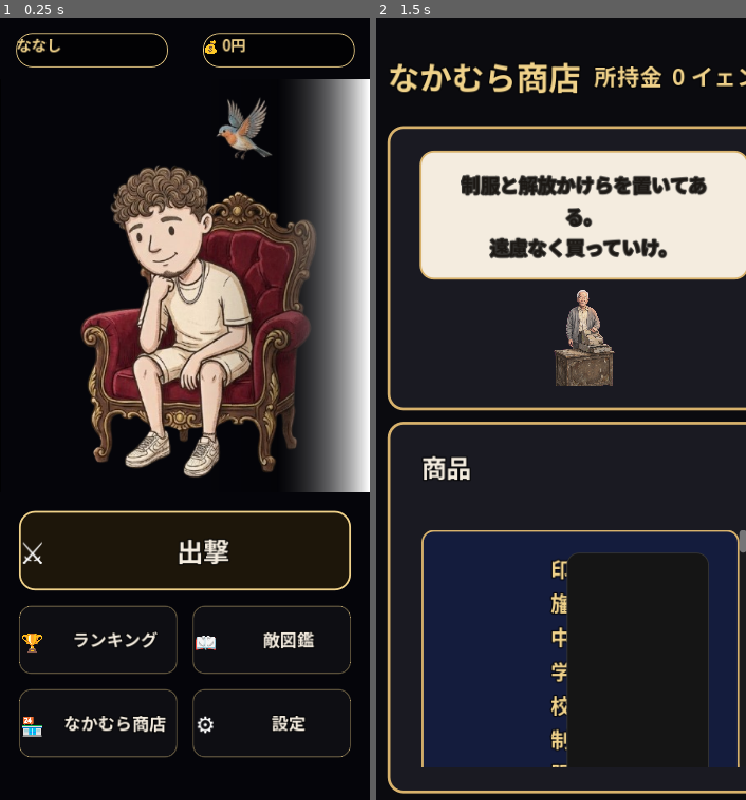
Above: before the commit, frames 1-2 (left to right).
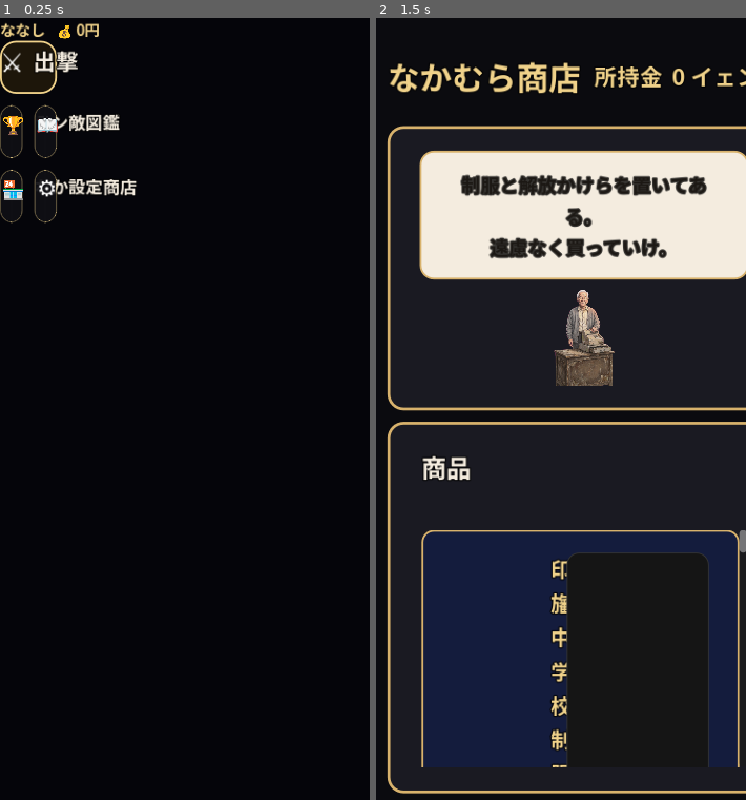
Above: after the commit, the same moments.

Repository: sudotti/inba-war
Game: Godot game, scene res://scenes/title.tscn
Two runs of this game, one before a commit and one after it. Both use one fixed random seed, a clock stepped at 60 frames per second and the inputs below.
Inputs (mouse positions are in pixels of both pictures, inside the frame that each line leads up to; where the layout moved, square brackets give the same spot in the first picture):
- Up to frame 1 (0.25 s): no input
- Up to frame 2 (1.5 s): click (387, 197) [475, 721] at 0.5 s; tap Enter at 1.25 s; move the mouse to (642, 377) at 1.27 s; hold D from 1.28 s (still down); tap 1 at 1.35 s; click (642, 377) at 1.42 s

The runs differ from the first frame. In frame 1, 33% of the frame differs, in the area x 0-100%, y 0-95%; in frame 2, 1.3%.

Commit message:
Responsive: title_screen with container layout, safe area utility

Diff:
--- a/project.godot
+++ b/project.godot
@@ -22,7 +22,7 @@
 window/size/window_width_override=1280
 window/size/window_height_override=720
 window/stretch/mode="canvas_items"
-window/stretch/aspect="keep"
+window/stretch/aspect="expand"
 window/handheld/orientation=6
 
 [rendering]
--- /dev/null
+++ b/scripts/safe_area.gd
@@ -0,0 +1,20 @@
+extends RefCounted
+class_name SafeArea
+
+static func get_safe_margins(viewport: Viewport) -> Rect2:
+	var safe_area := DisplayServer.get_display_safe_area()
+	if safe_area == Rect2i(0, 0, 0, 0):
+		return Rect2(0, 0, 0, 0)
+	var view_rect := viewport.get_visible_rect()
+	var left := maxi(0, safe_area.position.x - view_rect.position.x)
+	var top := maxi(0, safe_area.position.y - view_rect.position.y)
+	var right := maxi(0, view_rect.position.x + view_rect.size.x - (safe_area.position.x + safe_area.size.x))
+	var bottom := maxi(0, view_rect.position.y + view_rect.size.y - (safe_area.position.y + safe_area.size.y))
+	return Rect2(left, top, right, bottom)
+
+static func apply_safe_padding(node: MarginContainer, viewport: Viewport) -> void:
+	var margins := get_safe_margins(viewport)
+	node.add_theme_constant_override("margin_left", margins.position.x)
+	node.add_theme_constant_override("margin_top", margins.position.y)
+	node.add_theme_constant_override("margin_right", margins.size.x)
+	node.add_theme_constant_override("margin_bottom", margins.size.y)
--- a/scripts/title_screen.gd
+++ b/scripts/title_screen.gd
@@ -2,14 +2,14 @@
 
 const Balance = preload("res://scripts/balance.gd")
 const UiFont = preload("res://scripts/ui_font.gd")
+const SafeArea = preload("res://scripts/safe_area.gd")
 
 const HERO := "res://assets/portraits/masaki.png"
-const W := 390
-const H := 844
 
 var _name_panel: Control
 var _name_edit: LineEdit
 var _name_hint: Label
+var _main_margin: MarginContainer
 
 
 func _ready() -> void:
@@ -29,113 +29,58 @@
 	_name_panel = null
 	_name_edit = null
 	_name_hint = null
+	_main_margin = null
 
 	_build_background()
-	_build_top_bar()
-	_build_hero()
-	_build_main_button()
-	_build_sub_menu()
-	_build_version()
+	_build_content()
 
 
 func _build_background() -> void:
 	var bg := ColorRect.new()
 	bg.color = Color(0.02, 0.02, 0.04, 1.0)
-	_set_full_rect(bg)
+	bg.anchors_preset = Control.PRESET_FULL_RECT
 	add_child(bg)
 
 
-func _build_top_bar() -> void:
-	var bar := HBoxContainer.new()
-	bar.mouse_filter = Control.MOUSE_FILTER_IGNORE
-	_set_anchors(bar, 0, 16, W, 52)
-	add_child(bar)
-
-	var left := Control.new()
-	left.mouse_filter = Control.MOUSE_FILTER_IGNORE
-	left.size_flags_horizontal = Control.SIZE_EXPAND_FILL
-	bar.add_child(left)
-
-	var name_pill := _make_pill(SaveStore.shown_name(), 160)
-	name_pill.anchor_left = 0.5
-	name_pill.anchor_top = 0.5
-	name_pill.anchor_right = 0.5
-	name_pill.anchor_bottom = 0.5
-	name_pill.offset_left = -80
-	name_pill.offset_top = -18
-	name_pill.offset_right = 80
-	name_pill.offset_bottom = 18
-	left.add_child(name_pill)
-
-	var right := Control.new()
-	right.mouse_filter = Control.MOUSE_FILTER_IGNORE
-	right.size_flags_horizontal = Control.SIZE_EXPAND_FILL
-	bar.add_child(right)
-
-	var yen_pill := _make_pill("💰 " + str(int(SaveStore.data.get("yen", 0))) + "円", 160)
-	yen_pill.anchor_left = 0.5
-	yen_pill.anchor_top = 0.5
-	yen_pill.anchor_right = 0.5
-	yen_pill.anchor_bottom = 0.5
-	yen_pill.offset_left = -80
-	yen_pill.offset_top = -18
-	yen_pill.offset_right = 80
-	yen_pill.offset_bottom = 18
-	right.add_child(yen_pill)
-
-
-func _make_pill(text: String, width: float) -> Panel:
-	var panel := Panel.new()
-	var style := StyleBoxFlat.new()
-	style.bg_color = Color(0, 0, 0, 0.55)
-	style.border_color = UiFont.GOLD
-	style.set_border_width_all(1.5)
-	style.set_corner_radius_all(16)
-	style.content_margin_left = 12
-	style.content_margin_right = 12
-	style.content_margin_top = 6
-	style.content_margin_bottom = 6
-	panel.add_theme_stylebox_override("panel", style)
-	panel.mouse_filter = Control.MOUSE_FILTER_IGNORE
-
-	var label := UiFont.label(text, 16, UiFont.GOLD)
-	label.horizontal_alignment = HORIZONTAL_ALIGNMENT_CENTER
-	label.vertical_alignment = VERTICAL_ALIGNMENT_CENTER
-	label.mouse_filter = Control.MOUSE_FILTER_IGNORE
-	label.add_theme_color_override("font_outline_color", Color(0, 0, 0, 0.9))
-	label.add_theme_constant_override("outline_size", 2)
-	panel.add_child(label)
-
-	return panel
-
-
-func _set_full_rect(node: Control) -> void:
-	node.anchor_left = 0.0
-	node.anchor_top = 0.0
-	node.anchor_right = 1.0
-	node.anchor_bottom = 1.0
-	node.offset_left = 0
-	node.offset_top = 0
-	node.offset_right = 0
-	node.offset_bottom = 0
-
-
-func _set_anchors(node: Control, left: float, top: float, right: float, bottom: float) -> void:
-	node.anchor_left = left / W
-	node.anchor_top = top / H
-	node.anchor_right = right / W
-	node.anchor_bottom = bottom / H
-	node.offset_left = 0
-	node.offset_top = 0
-	node.offset_right = 0
-	node.offset_bottom = 0
-
-
-func _build_hero() -> void:
+func _build_content() -> void:
+	_main_margin = MarginContainer.new()
+	_main_margin.anchors_preset = Control.PRESET_FULL_RECT
+	SafeArea.apply_safe_padding(_main_margin, get_viewport())
+	add_child(_main_margin)
+
+	var root := VBoxContainer.new()
+	root.alignment = BoxContainer.ALIGNMENT_CENTER
+	root.add_theme_constant_override("separation", 12)
+	_main_margin.add_child(root)
+
+	# Top bar
+	var top_bar := HBoxContainer.new()
+	top_bar.alignment = BoxContainer.ALIGNMENT_CENTER
+	top_bar.add_theme_constant_override("separation", 12)
+	top_bar.size_flags_horizontal = Control.SIZE_EXPAND_FILL
+	root.add_child(top_bar)
+
+	# Left: player name
+	var name_pill := _make_pill(SaveStore.shown_name())
+	name_pill.size_flags_horizontal = Control.SIZE_SHRINK_CENTER
+	top_bar.add_child(name_pill)
+
+	# Spacer
+	var spacer := Control.new()
+	spacer.size_flags_horizontal = Control.SIZE_EXPAND_FILL
+	top_bar.add_child(spacer)
+
+	# Right: yen
+	var yen_pill := _make_pill("💰 " + str(int(SaveStore.data.get("yen", 0))) + "円")
+	yen_pill.size_flags_horizontal = Control.SIZE_SHRINK_CENTER
+	top_bar.add_child(yen_pill)
+
+	# Hero area - expands to fill
 	var hero_frame := Control.new()
 	hero_frame.mouse_filter = Control.MOUSE_FILTER_IGNORE
-	_set_anchors(hero_frame, 0, 64, W, 500)
-	add_child(hero_frame)
+	hero_frame.size_flags_vertical = Control.SIZE_EXPAND_FILL
+	hero_frame.size_flags_horizontal = Control.SIZE_EXPAND_FILL
+	root.add_child(hero_frame)
 
 	var hero_texture := load(HERO)
 	var hero_image := TextureRect.new()
@@ -143,9 +88,10 @@
 	hero_image.expand_mode = TextureRect.EXPAND_IGNORE_SIZE
 	hero_image.stretch_mode = TextureRect.STRETCH_KEEP_ASPECT_COVERED
 	hero_image.mouse_filter = Control.MOUSE_FILTER_IGNORE
-	_set_full_rect(hero_image)
+	hero_image.anchors_preset = Control.PRESET_FULL_RECT
 	hero_frame.add_child(hero_image)
 
+	# Gradient fade at bottom
 	var grad := Gradient.new()
 	grad.add_point(0.0, Color(0, 0, 0, 0.0))
 	grad.add_point(0.55, Color(0, 0, 0, 0.0))
@@ -159,15 +105,64 @@
 	fade.expand_mode = TextureRect.EXPAND_IGNORE_SIZE
 	fade.stretch_mode = TextureRect.STRETCH_SCALE
 	fade.mouse_filter = Control.MOUSE_FILTER_IGNORE
-	_set_full_rect(fade)
+	fade.anchors_preset = Control.PRESET_FULL_RECT
 	hero_frame.add_child(fade)
 
-
-func _build_main_button() -> void:
+	# Main sortie button
+	var main_btn := _make_main_button()
+	main_btn.size_flags_horizontal = Control.SIZE_EXPAND_FILL
+	main_btn.custom_minimum_size = Vector2(0, 56)
+	root.add_child(main_btn)
+
+	# Sub menu grid
+	var grid := GridContainer.new()
+	grid.columns = 2
+	grid.add_theme_constant_override("h_separation", 12)
+	grid.add_theme_constant_override("v_separation", 12)
+	grid.size_flags_horizontal = Control.SIZE_EXPAND_FILL
+	root.add_child(grid)
+
+	var items = [
+		["ランキング", "🏆", _open_ranking],
+		["敵図鑑", "📖", _open_bestiary],
+		["なかむら商店", "🏪", _open_shop],
+		["設定", "⚙", _open_settings],
+	]
+	for item in items:
+		var btn := _make_sub_button(item[0], item[1], item[2])
+		btn.size_flags_horizontal = Control.SIZE_EXPAND_FILL
+		btn.custom_minimum_size = Vector2(0, 56)
+		grid.add_child(btn)
+
+
+func _make_pill(text: String) -> Panel:
+	var panel := Panel.new()
+	var style := StyleBoxFlat.new()
+	style.bg_color = Color(0, 0, 0, 0.55)
+	style.border_color = UiFont.GOLD
+	style.set_border_width_all(1.5)
+	style.set_corner_radius_all(16)
+	style.content_margin_left = 16
+	style.content_margin_right = 16
+	style.content_margin_top = 8
+	style.content_margin_bottom = 8
+	panel.add_theme_stylebox_override("panel", style)
+	panel.mouse_filter = Control.MOUSE_FILTER_IGNORE
+
+	var label := UiFont.label(text, 16, UiFont.GOLD)
+	label.horizontal_alignment = HORIZONTAL_ALIGNMENT_CENTER
+	label.vertical_alignment = VERTICAL_ALIGNMENT_CENTER
+	label.mouse_filter = Control.MOUSE_FILTER_IGNORE
+	label.add_theme_color_override("font_outline_color", Color(0, 0, 0, 0.9))
+	label.add_theme_constant_override("outline_size", 2)
+	panel.add_child(label)
+
+	return panel
+
+
+func _make_main_button() -> Button:
 	var btn := Button.new()
 	btn.mouse_filter = Control.MOUSE_FILTER_STOP
-	_set_anchors(btn, 20, 520, 370, 604)
-	add_child(btn)
 
 	var style := StyleBoxFlat.new()
 	style.bg_color = Color(0.12, 0.09, 0.04, 0.95)
@@ -200,18 +195,18 @@
 	container.alignment = BoxContainer.ALIGNMENT_CENTER
 	container.add_theme_constant_override("separation", 10)
 	container.mouse_filter = Control.MOUSE_FILTER_IGNORE
-	_set_full_rect(container)
+	container.anchors_preset = Control.PRESET_FULL_RECT
 	btn.add_child(container)
 
 	var icon := Label.new()
 	icon.text = "⚔"
 	icon.add_theme_font_override("font", UiFont.font())
-	icon.add_theme_font_size_override("font_size", 32)
+	icon.add_theme_font_size_override("font_size", 28)
 	icon.mouse_filter = Control.MOUSE_FILTER_IGNORE
 	icon.horizontal_alignment = HORIZONTAL_ALIGNMENT_CENTER
 	container.add_child(icon)
 
-	var label := UiFont.label("出撃", 28, UiFont.PAPER)
+	var label := UiFont.label("出撃", 24, UiFont.PAPER)
 	label.horizontal_alignment = HORIZONTAL_ALIGNMENT_CENTER
 	label.vertical_alignment = VERTICAL_ALIGNMENT_CENTER
 	label.mouse_filter = Control.MOUSE_FILTER_IGNORE
@@ -219,29 +214,7 @@
 	container.add_child(label)
 
 	btn.pressed.connect(_start)
-
-
-func _build_sub_menu() -> void:
-	var items = [
-		["ランキング", "🏆", _open_ranking],
-		["敵図鑑", "📖", _open_bestiary],
-		["なかむら商店", "🏪", _open_shop],
-		["設定", "⚙", _open_settings],
-	]
-
-	var positions = [
-		Vector2(20, 620),
-		Vector2(203, 620),
-		Vector2(20, 708),
-		Vector2(203, 708),
-	]
-
-	for i in items.size():
-		var item = items[i]
-		var pos = positions[i]
-		var btn := _make_sub_button(item[0], item[1], item[2])
-		_set_anchors(btn, pos.x, pos.y, pos.x + 167, pos.y + 72)
-		add_child(btn)
+	return btn
 
 
 func _make_sub_button(label: String, icon: String, callback: Callable) -> Button:
@@ -279,7 +252,7 @@
 	container.alignment = BoxContainer.ALIGNMENT_CENTER
 	container.add_theme_constant_override("separation", 8)
 	container.mouse_filter = Control.MOUSE_FILTER_IGNORE
-	_set_full_rect(container)
+	container.anchors_preset = Control.PRESET_FULL_RECT
 	btn.add_child(container)
 
 	var icon_label := Label.new()
@@ -300,14 +273,6 @@
 
 	btn.pressed.connect(callback)
 	return btn
-
-
-func _open_settings() -> void:
-	pass
-
-
-func _build_version() -> void:
-	pass
 
 
 func _name_button() -> Button:
@@ -335,28 +300,33 @@
 		return
 	var overlay := Control.new()
 	overlay.mouse_filter = Control.MOUSE_FILTER_IGNORE
-	_set_full_rect(overlay)
+	overlay.anchors_preset = Control.PRESET_FULL_RECT
 	add_child(overlay)
 	var dim := ColorRect.new()
 	dim.color = Color(0, 0, 0, 0.66)
 	dim.mouse_filter = Control.MOUSE_FILTER_STOP
-	_set_full_rect(dim)
+	dim.anchors_preset = Control.PRESET_FULL_RECT
 	overlay.add_child(dim)
-	var panel := _make_pill("", 300)
+	var panel := PanelContainer.new()
 	panel.anchor_left = 0.5
 	panel.anchor_top = 0.5
 	panel.anchor_right = 0.5
 	panel.anchor_bottom = 0.5
-	panel.offset_left = -150
-	panel.offset_top = -120
-	panel.offset_right = 150
-	panel.offset_bottom = 120
+	panel.offset_left = -160
+	panel.offset_top = -140
+	panel.offset_right = 160
+	panel.offset_bottom = 140
+	panel.add_theme_stylebox_override("panel", UiFont.style(Color(0.12, 0.1, 0.08, 0.95), UiFont.GOLD, 2, 16))
 	overlay.add_child(panel)
 	var col := VBoxContainer.new()
 	col.alignment = BoxContainer.ALIGNMENT_CENTER
 	col.add_theme_constant_override("separation", 14)
 	col.mouse_filter = Control.MOUSE_FILTER_IGNORE
-	_set_full_rect(col)
+	col.anchors_preset = Control.PRESET_FULL_RECT
+	col.add_theme_constant_override("margin_left", 24)
+	col.add_theme_constant_override("margin_right", 24)
+	col.add_theme_constant_override("margin_top", 20)
+	col.add_theme_constant_override("margin_bottom", 20)
 	panel.add_child(col)
 	var heading := UiFont.label("名前を決めてね", 26, UiFont.GOLD)
 	heading.horizontal_alignment = HORIZONTAL_ALIGNMENT_CENTER
@@ -430,3 +400,7 @@
 
 func _open_bestiary() -> void:
 	get_tree().change_scene_to_file("res://scenes/bestiary.tscn")
+
+
+func _open_settings() -> void:
+	pass
